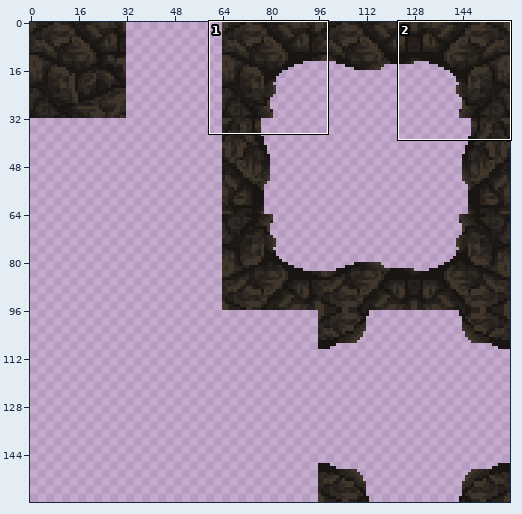
Sprite sheet, stored at Project/Shadow Blasters/Assets/Tilesets/Cave/cave background.png. The picture above shows the old version from afar; the outline marks the close-up.
Close-up. The starting point:
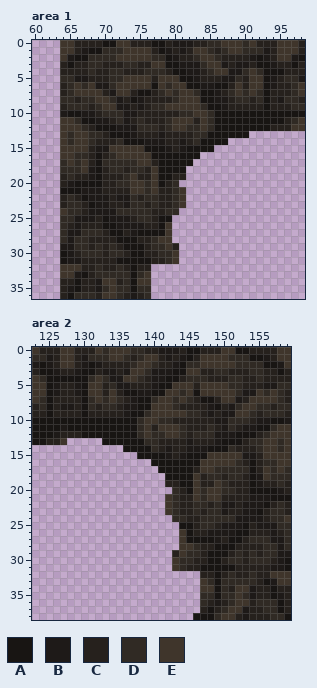
The file is 160x160 pixels. Colours within 5 levels of each other are drawn and written as one. Shown: area 1: x 60..98, y 0..36; area 2: x 123..159, y 0..38. The commit also changed other parts of the picture, which this record leaves out.
Palette (. is transparent): A #181513  B #1e1a18  C #26211d  D #302a24  E #3f352b
Pixels before, area 1, first column x 64:
 0 EECCCCAAEECCCAACBBBCCDDEEEDECCCEEEC
 1 EECBAADDDEEEECABCBCEEDCDEEDDDBCEEEC
 2 EBAADDDDEEEEEDDABCCDEEDCCCCBABCEEBA
 3 CACCDDCCCDDCCEEAABBBDEEBCBBCAABCCAC
 4 CCCCDCCDDCCCDDDCAABBCDEEBBDEDAAACCC
 5 DDBBCCCDDEEEECEEEAABCCCBBDCEEABCDDB
 6 CDEDEBBDEEEEEAEDEEAABBAACECEEABCCDE
 7 CDEEEECBEECAACDEDEEDAABCDEDEDACCCDE
 8 DDCDDEEDBCABCCCCDEEEAABBCDDCDACBDDC
 9 CDDDCDEEBBCBCDDEEEEEDAABCCCCCACCCDD
10 BAABBCDDDBBCCCCCCDDEEDAAAAAAAAAAAAA
11 EEDAABBCDBCDCCCDEEECEDAAAAAAAAAACDE
12 EEEDCAAABBBDDDCDEEDDEDAAAAAAAACCCEE
13 EDEEDDCAAABCCCBCCCCDDAAAAAA........
14 EDEEDCCCDAAABBBCCBCDAAAA...........
15 EEEECBBEEEEEAAABCBAAAA.............
16 EEDDCACDEEEEEAAAAAAA...............
17 DEDECADDDDDEECAAAAA................
18 DDDEBACDDCDDCEAAAA.................
19 CDCCBACCCDECCEAACC.................
20 CBAAAACCDDEEDEACD..................
21 AAABBBCCCCEEDECCDE.................
22 CDCABBBCBBDCDDCCDE.................
23 CDDCABBCCBDDCDCCDE.................
24 EDDCBBBBDDDDDCCDD..................
25 DDBBBCABBBCDDCAA...................
26 DCBCCCAABBBBCCAE...................
27 DBBDDDCAACBAAAAE...................
28 DBDDCCCCAAACCDEE...................
29 BBDDCDCDCAAACDDEC..................
30 ABCDDDCDDCAACCDDE..................
31 ABBCCCCCAAAAACCDE..................
32 EEECCDCCDCACC......................
33 EEBACDDDDDADE......................
34 CCACCBEECDAEE......................
35 CBACCBDEDDADD......................
36 CADDDCEEDCBCD......................
Pixels before, area 2, first column x 123:
 0 ECCCEECCCEDEEEDDCCBBBCAACCCEEAACCCCEE
 1 DDBCEECBDDDEEDCDEECBCBACEEEEDDDAABCEE
 2 BABCEECBABCCCCDEEDCCBADDEEEEEDDDDAABE
 3 CAABCCBAACBBCBEEDBBBAAEECCDDCCCDDCCAC
 4 EDAAAAAADEDBBEEDCBBAACDDDCCCDDCCDCCCC
 5 EEABCCBAEECDBBCCCBAAEEECEEEEDDCCCBBDD
 6 EEABCCBAEECECAABBAAEEDEAEEEEEDBBEDEDC
 7 EDACCCCADEDEDCBAADEEDEDCAACEEBCEEEEDC
 8 CDACBBCADCDDCBBAAEEEDCCCCBACBDEEDDCDD
 9 CCACCCCACCCCCBAADEEEEEDDCBCBBEEDCDDDC
10 AAAAAAAAAAAAAAADEEDDCCCCCCBBDDDCBBAAB
11 AAAABAAAAAAAAAADECEEEDCCCDCBDCBBAADEE
12 AAABCCCAAAAAAAADEDDEEDCDDDBBBAAACDEEE
13 AACCE.....AAAAAADDCCCCBCCCBAAACDDEEDE
14 .............AAAADCBCCBBBAAADCCCDEEDE
15 ...............AAAABCBAAAEEEEEBBCEEEE
16 .................AAAAAAAEEEEEDCACDDEE
17 ..................AAAAACEEDDDDDACEDED
18 ...................AAAAECDDCDDCABEDDD
19 ...................CCAAECCEDCCCABCCDC
20 ....................DCAEDEEDDCCAAAABC
21 ...................EDCCEDEECCCCBBBAAA
22 ...................EDCCDDCDBBCBBBACDC
23 ...................EDCCDCDDBCCBBACDDC
24 ....................DDCCDDDDDBBBBCDDE
25 .....................AACDDCBBBACBBBDD
26 .....................EACCBBBBAACCCBCD
27 .....................EAAAABCAACDDDBBD
28 .....................EEDCCAAACCCCDDBD
29 ....................CEDDCAAACDCDCDDBB
30 ....................EDDCCAACDDCDDDCBA
31 ....................EDCCAAAAACCCCCBBA
32 ........................CCACDCCDCCEEE
33 ........................EDADDDDDCABEE
34 ........................EEADCEEBCCACC
35 ........................DDADDEDBCCABC
36 ........................DCBCDEECDDDAC
37 ........................CACDEEBCCDDAC
38 .......................AAADEECBCCCDDA
After:
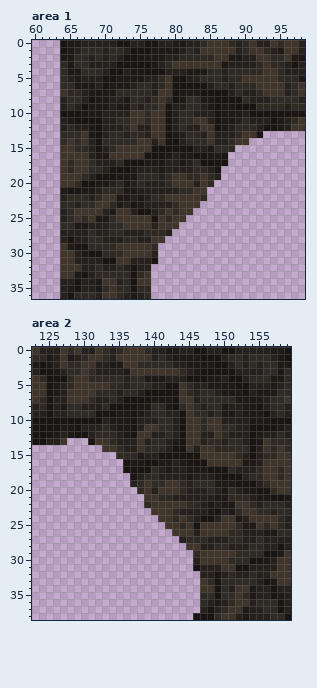
Change:
Area 1:
y 0: x 64..66 EEC -> ABB; x 70..73 AAEE -> CCAA; x 76 C -> A; x 78 A -> C; x 82 B -> C; x 84..86 CDD -> DEE; x 88..89 EE -> DC; x 94..95 CE -> ED
y 1: x 64..65 EE -> AB; x 67..70 BAAD -> DDDC; x 73..78 EEEECA -> CAAABB; x 80..83 CBCE -> BCDC; x 85..87 DCD -> EEE; x 89 E -> C; x 91..93 DDB -> EED; x 95 E -> B
y 2: x 64 E -> B; x 66..68 AAD -> DDC; x 70 D -> C; x 72..82 EEEEEDDABCC -> CAABBBBCCDD; x 84..89 EEDCCC -> DDEEBB; x 91..95 BABCE -> CEEDD
y 3: x 64..69 CACCDD -> DBDDCC; x 72..84 CDDCCEEAABBBD -> AAAAABCDEEEEE; x 89..90 BB -> CC; x 92..95 AABC -> DEDD
y 4: x 64..67 CCCC -> DBBD; x 69 C -> D; x 71..72 DD -> AA; x 74..78 CCDDD -> BBAAA; x 80..81 AA -> CC; x 84 C -> B; x 86..89 EEBB -> DCDD; x 91 E -> D; x 93..95 AAA -> EED
y 5: x 65 D -> C; x 67 B -> C; x 70..76 CDDEEEE -> AABBBBC; x 78 E -> D; x 80 E -> A; x 82..88 ABCCCBB -> CCDDDCD; x 90 C -> E; x 93..95 ABC -> EED
y 6: x 64 C -> D; x 66..81 EDEBBDEEEEEAEDEE -> BBBCABBBCDDCDEAA; x 84..87 BBAA -> ACDD; x 89..91 ECE -> DDD; x 93..95 ABC -> EEE
y 7: x 64 C -> E; x 66..70 EEEEC -> DCBBB; x 72..76 EECAA -> DDDDD; x 78 D -> E; x 80..83 DEED -> ABBB; x 86..91 BCDEDE -> AACDCC; x 93..95 ACC -> EEE
y 8: x 64 D -> C; x 66..75 CDDEEDBCAB -> DCABBCCBDD; x 77..89 CCCDEEEAABBCD -> DEDABDDBBAAAA; x 92..95 DACB -> CCDD
y 9: x 66..71 DDCDEE -> CABBBC; x 74..76 CBC -> DCD; x 78..85 DEEEEEDA -> EACCDDCB; x 88..95 CCCCCACC -> BAAADDDD
y 10: x 64 B -> A; x 69..79 CDDDBBCCCCC -> BCCCCEEDEEA; x 83..85 EED -> CCC; x 87..90 AAAA -> BBBC
y 11: x 64..66 EED -> CBA; x 69..70 BB -> AC; x 73..83 BCDCCCDEEEC -> DEEDEEACDDE; x 85 D -> C; x 87..93 AAAAAAA -> BBCDCCC; x 95 A -> B
y 12: x 64..68 EEEDC -> CDCCB; x 70..83 AABBBDDDCDEEDD -> CCCDECCEEACDCC; x 85 D -> E; x 87..92 AAAAAA -> BCDDDC; x 94..95 CC -> AB
y 13: x 64 E -> D; x 66 E -> D; x 68..69 DD -> BA; x 71..75 AAABC -> DDCDD; x 77..80 CBCC -> EEAB; x 82 C -> D; x 84..92 DAAAAAA.. -> CECCCDEEA
y 14: x 64..66 EDE -> DED; x 68..71 DCCC -> CADD; x 73..82 AAABBBCCBC -> DDEECEAACD; x 84..90 AAAA... -> DECCDEE
y 15: x 66..67 EE -> DD; x 69..71 BBE -> ACD; x 76 A -> E; x 79..81 BCB -> AAA; x 83..88 AAA... -> CCBDDD
y 16: x 66..67 DD -> EE; x 69..71 ACD -> BBE; x 76 E -> A; x 79..82 AAAA -> BCBB; x 84..87 .... -> ABBA
y 17: x 64..66 DED -> EDE; x 68..71 CADD -> DCCC; x 73..87 DDEECAAAAA..... -> AAABBBCCBCDAAAA
y 18: x 64 D -> E; x 66 D -> E; x 68..69 BA -> DD; x 71..75 DDCDD -> AAABC; x 77..86 EAAAA..... -> CBCCCCDDCA
y 19: x 64..68 CDCCB -> EEEDC; x 70..86 CCCDECCEAACC..... -> AABBBDDDCDEEDDEDC
y 20: x 64..66 CBA -> EED; x 69..70 AC -> BB; x 73..85 DEEDEACD..... -> BCDCCCDEEECED
y 21: x 64 A -> B; x 69..77 BCCCCEEDE -> CDDDBBCCC; x 80..84 DE... -> CDDEE
y 22: x 66..71 CABBBC -> DDCDEE; x 74..76 DCD -> CBC; x 78..80 CCD -> DEE; x 82..84 ... -> EED
y 23: x 64 C -> D; x 66..75 DCABBCCBDD -> CDDEEDBCAB; x 77 D -> C; x 82..83 .. -> EE
y 24: x 64 E -> C; x 66..70 DCBBB -> EEEEC; x 72..76 DDDDD -> EECAA; x 78..79 CD -> DE; x 81..82 .. -> EE
y 25: x 64 D -> C; x 66..81 BBBCABBBCDDCAA.. -> EDEBBDEEEEEAEDEE
y 26: x 65 C -> D; x 67 C -> B; x 70..76 AABBBBC -> CDDEEEE; x 78 A -> E; x 80 . -> E
y 27: x 64..67 DBBD -> CCCC; x 69 D -> C; x 71..72 AA -> DD; x 74..79 BAAAAE -> CCDDDC
y 28: x 64..69 DBDDCC -> CACCDD; x 72..74 AAA -> CDD; x 77 D -> E; x 79 E -> .
y 29: x 64 B -> E; x 66..68 DDC -> AAD; x 70 C -> D; x 72..76 CAAAC -> EEEEE; x 78..80 DEC -> ...
y 30: x 64..65 AB -> EE; x 67..70 DDDC -> BAAD; x 73..76 CAAC -> EEEE; x 78..80 DDE -> ...
y 31: x 64..66 ABB -> EEC; x 70..80 CCAAAAACCDE -> AAEECCCA...
Area 2:
y 0: x 128..129 EC -> DE; x 134..135 EE -> CD; x 137..139 DDC -> EED; x 141 B -> C; x 145 A -> C; x 147 C -> A; x 150..153 EEAA -> AACC; x 157..159 CEE -> BBA
y 1: x 128 E -> B; x 130..132 BDD -> DEE; x 134 E -> C; x 136..138 DCD -> EEE; x 140..143 ECBC -> CDCB; x 145..150 ACEEEE -> BBAAAC; x 153..156 DAAB -> CDDD; x 158..159 EE -> BA
y 2: x 128..132 ECBAB -> DDEEC; x 134..139 CCCDEE -> BBEEDD; x 141..151 CCBADDEEEEE -> DDCCBBBBAAC; x 153 D -> C; x 155..157 DAA -> CDD; x 159 E -> B
y 3: x 128..131 CBAA -> DDED; x 133..134 BB -> CC; x 139..151 DBBBAAEECCDDC -> EEEEEDCBAAAAA; x 154..159 DDCCAC -> CCDDBD
y 4: x 128..130 AAA -> DEE; x 132 E -> D; x 134..137 BBEE -> DDCD; x 139 C -> B; x 142..143 AA -> CC; x 145..149 DDDCC -> AAABB; x 151..152 DD -> AA; x 154 C -> D; x 156..159 CCCC -> DBBD
y 5: x 128..130 CBA -> DEE; x 133 C -> E; x 135..141 BBCCCBA -> DCDDDCC; x 143 E -> A; x 145 E -> D; x 147..153 EEEEDDC -> CBBBBAA; x 156 B -> C; x 158 D -> C
y 6: x 128..130 CBA -> EEE; x 132..134 ECE -> DDD; x 136..139 AABB -> DDCA; x 142..157 EEDEAEEEEEDBBEDE -> AAEDCDDCBBBACBBB; x 159 C -> D
y 7: x 128..130 CCA -> EEE; x 132..137 EDEDCB -> CCDCAA; x 140..143 DEED -> BBBA; x 145 D -> E; x 147..151 AACEE -> DDDDD; x 153..157 CEEEE -> BBBCD; x 159 C -> E
y 8: x 128..131 BCAD -> DDCC; x 134..146 DCBBAAEEEDCCC -> AAAABBDDBADED; x 148..157 BACBDEEDDC -> DDBCCBBACD; x 159 D -> C
y 9: x 128..135 CCACCCCC -> DDDDAAAB; x 138..145 ADEEEEED -> BCDDCCAE; x 147..149 CBC -> DCD; x 152..157 EEDCDD -> CBBBAC
y 10: x 133..136 AAAA -> CBBB; x 138..140 DEE -> CCC; x 144..154 CCCCCBBDDDC -> AEEDEECCCCB; x 159 B -> A
y 11: x 128 A -> B; x 130..136 AAAAAAA -> CCCDCBB; x 138 D -> C; x 140..150 CEEEDCCCDCB -> EDDCAEEDEED; x 153..154 BB -> CA; x 157..159 DEE -> ABC
y 12: x 128..129 CC -> BA; x 131..136 AAAAAA -> CDDDCB; x 138 D -> E; x 140..153 DDEEDCDDDBBBAA -> CCDCAEECCEDCCC; x 155..159 CDEEE -> BCCDC
y 13: x 131..139 ..AAAAAAD -> AEEDCCCEC; x 141 C -> D; x 143..146 CCBC -> BAEE; x 148..152 CBAAA -> DDCDD; x 154..155 DD -> AB; x 157 E -> D; x 159 E -> D
y 14: x 133..139 ...AAAA -> EEDCCED; x 141..150 CBCCBBBAAA -> DCAAECEEDD; x 152..155 CCCD -> DDAC; x 157..159 EDE -> DED
y 15: x 135..140 ...AAA -> DDDBCC; x 142..144 BCB -> AAA; x 147 A -> E; x 152..154 EBB -> DCA; x 156..157 EE -> DD
y 16: x 136..139 .... -> ABBA; x 141..144 AAAA -> BBCB; x 147 E -> A; x 152..154 DCA -> EBB; x 156..157 DD -> EE
y 17: x 136..150 .....AAAAACEEDD -> AAAADCBCCBBBAAA; x 152..155 DDAC -> CCCD; x 157..159 DED -> EDE
y 18: x 137..146 .....AAAAE -> ACDDCCCCBC; x 148..152 DDCDD -> CBAAA; x 154..155 AB -> DD; x 157 D -> E; x 159 D -> E
y 19: x 137..153 .....CCAAECCEDCCC -> CDEDDEEDCDDDBBBAA; x 155..159 BCCDC -> CDEEE
y 20: x 138..150 .....DCAEDEED -> DECEEEDCCCDCB; x 153..154 CA -> BB; x 157..159 ABC -> DEE
y 21: x 139..143 ...ED -> EEDDC; x 146..154 EDEECCCCB -> CCCBBDDDC; x 159 A -> B
y 22: x 139..141 ... -> DEE; x 143..145 DCC -> EED; x 147..149 DCD -> CBC; x 152..157 CBBBAC -> EEDCDD
y 23: x 140..141 .. -> EE; x 146 D -> C; x 148..157 DDBCCBBACD -> BACBDEEDDC; x 159 C -> D
y 24: x 141..142 .. -> EE; x 144..145 DC -> ED; x 147..151 DDDDD -> AACEE; x 153..157 BBBCD -> CEEEE; x 159 E -> C
y 25: x 142..157 ..AACDDCBBBACBBB -> EEDEAEEEEEDBBEDE; x 159 D -> C
y 26: x 143 . -> E; x 145 A -> E; x 147..153 CBBBBAA -> EEEEDDC; x 156 C -> B; x 158 C -> D
y 27: x 144..149 EAAAAB -> CDDDCC; x 151..152 AA -> DD; x 154 D -> C; x 156..159 DBBD -> CCCC
y 28: x 144 E -> .; x 146 D -> E; x 149..151 AAA -> DDC; x 154..159 CCDDBD -> DDCCAC
y 29: x 143..145 CED -> ...; x 147..151 CAAAC -> EEEEE; x 153 C -> D; x 155..157 CDD -> DAA; x 159 B -> E
y 30: x 143..145 EDD -> ...; x 147..150 CAAC -> EEEE; x 153..156 CDDD -> DAAB; x 158..159 BA -> EE
y 31: x 143..153 EDCCAAAAACC -> ...ACCCEEAA; x 157..159 BBA -> CEE
Changed places in both close-ups, as pixel boxes (x1, y1, x2, y2):
changed: (60, 40, 284, 264)
changed: (67, 347, 291, 571)
